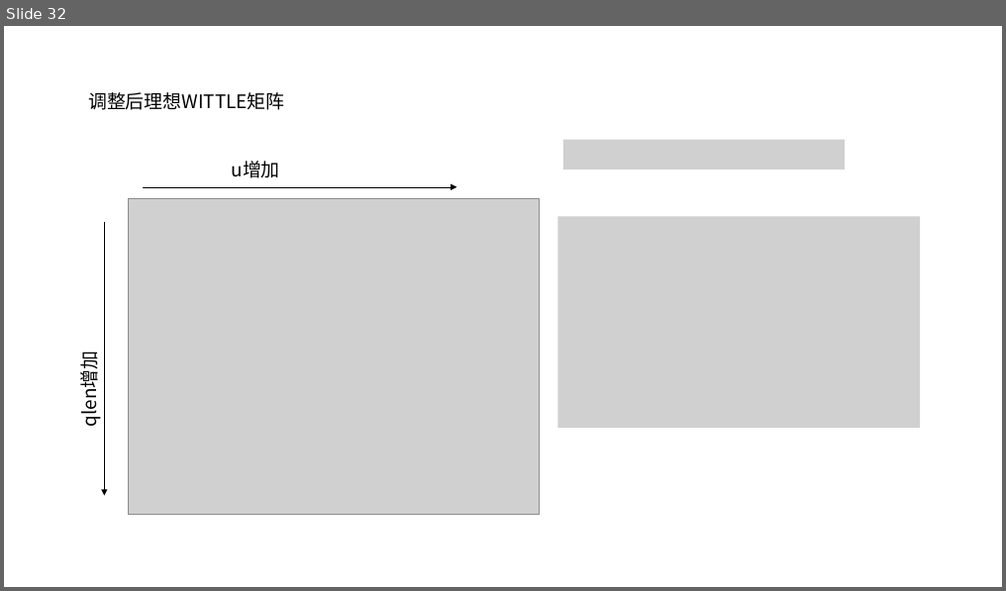
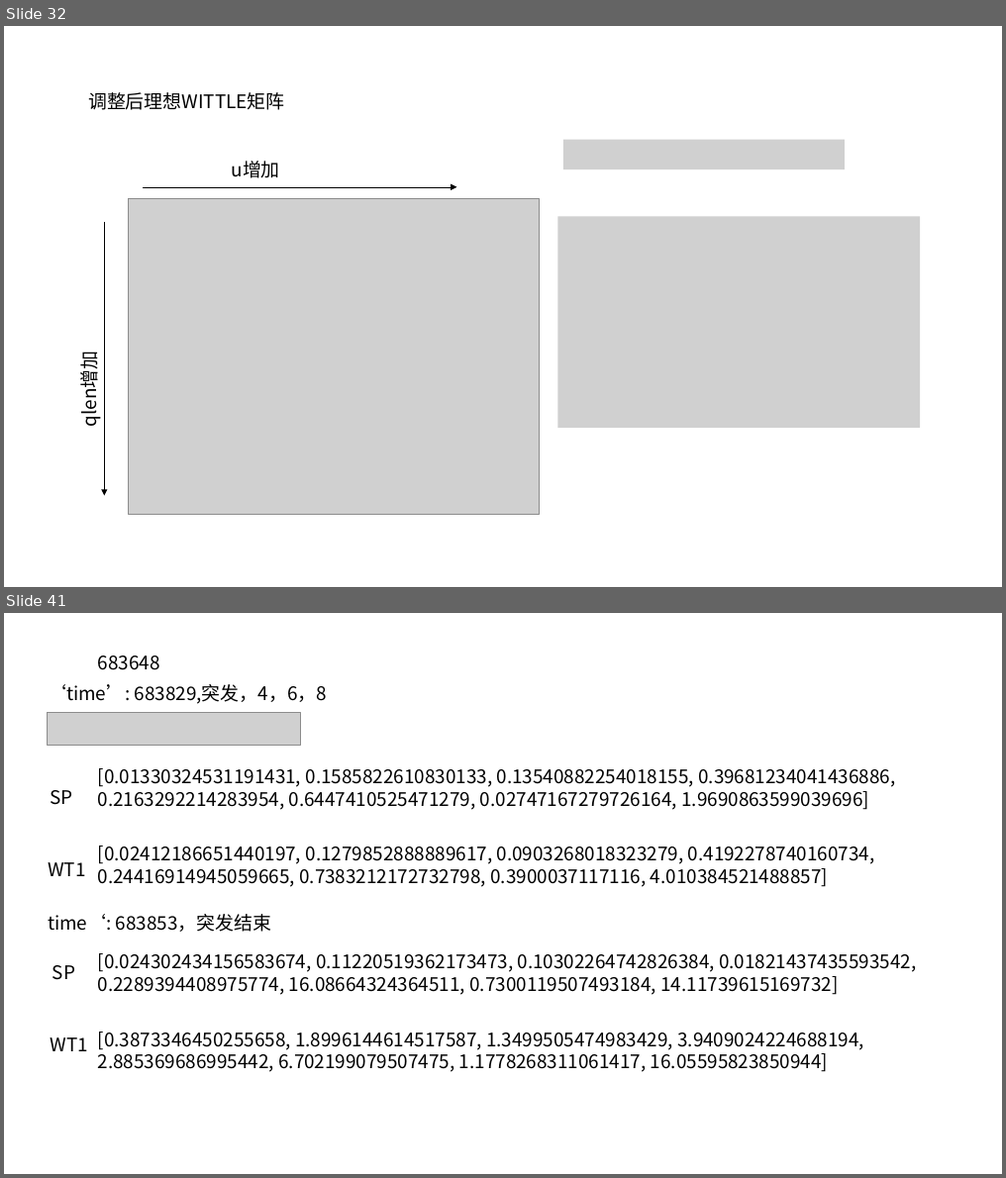
Before and after one commit to JinPeng-Zhang/RMAB, a slide deck: PPT/算法整理.pptx. Shown one above the other, each under a label of ours: slide 32 before the commit, slides 32 and 41 after it; the slides between them are not shown. The pictures are 1006x591 and 1006x1178 pixels, drawn with LibreOffice and Linux fonts; fonts in the diff are those of the drawing; grey boxes stand for pictures. Boxes give left, top, right and bottom in pixels: in the first picture for what was removed or moved away, otherwise in the second. Text is boxed around its words. In the diff, an @@ line names an element or a change of style, - is before the commit and + after.

```diff
--- a/PPT/算法整理.pptx
+++ b/PPT/算法整理.pptx
@@ slide 41 added at (4,613,1002,1174), background #FFFFFF @@
@@ text added at (98,656,160,670), 18 pt, text #000000 @@
+683648
@@ text added at (48,684,327,704), 18 pt, text #000000 @@
+‘time’: 683829,突发，4，6，8
@@ picture added at (48,713,301,745) @@
@@ text added at (51,790,73,805), 18 pt, text #000000 @@
+SP
@@ text added at (98,768,895,810), 18 pt, text #000000 @@
+[0.01330324531191431, 0.1585822610830133, 0.13540882254018155, 0.39681234041436886, 0.2163292214283954, 0.6447410525471279, 0.02747167279726164, 1.9690863599039696]
@@ text added at (98,846,875,887), 18 pt, text #000000 @@
+[0.02412186651440197, 0.1279852888889617, 0.0903268018323279, 0.4192278740160734, 0.24416914945059665, 0.7383212172732798, 0.3900037117116, 4.010384521488857]
@@ text added at (48,862,85,876), 18 pt, text #000000 @@
+WT1
@@ text added at (48,914,271,932), 18 pt, text #000000 @@
+time‘: 683853，突发结束
@@ text added at (53,965,75,980), 18 pt, text #000000 @@
+SP
@@ text added at (98,954,916,995), 18 pt, text #000000 @@
+[0.024302434156583674, 0.11220519362173473, 0.10302264742826384, 0.01821437435593542, 0.2289394408975774, 16.08664324364511, 0.7300119507493184, 14.11739615169732]
@@ text added at (51,1038,88,1052), 18 pt, text #000000 @@
+WT1
@@ text added at (98,1032,864,1072), 18 pt, text #000000 @@
+[0.3873346450255658, 1.8996144614517587, 1.3499505474983429, 3.9409024224688194, 2.885369686995442, 6.702199079507475, 1.1778268311061417, 16.05595823850944]
```
Also in this commit, not shown: 3 slides changed, 19 other slides added, 6 other files.
